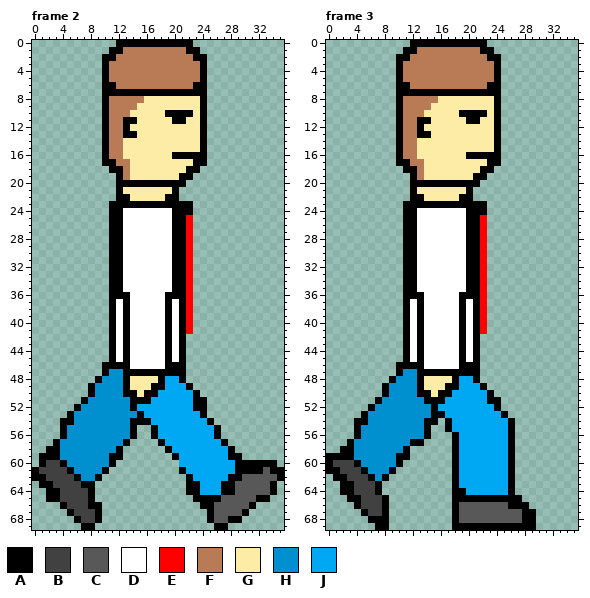
One commit to this pixel-art file: assets/img/dwight_side.ase. Above: the version before the commit.
36x70 pixels, 4 frames. Shown: frame 2, frame 3. The commit also changed other frames, which this record leaves out.
Visible layers, top first: "bras droit", "corps", "jambe droite", "jambe gauche", "bras gauche".
Palette (. is transparent): A #000000  B #414141  C #585858  D #ffffff  E #ff0000  F #b97a56  G #fdeca6  H #008fcf  J #00a8f3
Pixels before, frame 2 (only the part around the change), first column x 0:
16 ..........AFFGGGGGGGAAAAA...........
17 ..........AAFFGGGGGGGGGAA...........
18 ...........AAFGGGGGGGGAA............
19 ............AFGGGGGGGAA.............
20 ............AAAAAAAAAA..............
21 ............AGGGGGGGA...............
22 ............AAGGGGGAA...............
23 ...........AAAAAAAAAAAA.............
24 ...........AADDDDDDDAAA.............
25 ...........AADDDDDDDAAE.............
26 ...........AADDDDDDDAAE.............
27 ...........AADDDDDDDAAE.............
28 ...........AADDDDDDDAAE.............
29 ...........AADDDDDDDAAE.............
30 ...........AADDDDDDDAAE.............
31 ...........AADDDDDDDAAE.............
32 ...........AADDDDDDDAAE.............
33 ...........AADDDDDDDAAE.............
34 ...........AADDDDDDDAAE.............
35 ...........AADDDDDDDAAE.............
36 ...........AAADDDDDAAAE.............
37 ...........ADADDDDDADAE.............
38 ...........ADADDDDDADAE.............
39 ...........ADADDDDDADAE.............
40 ...........ADADDDDDADAE.............
41 ...........ADADDDDDADAE.............
42 ...........ADADDDDDADA..............
43 ...........ADADDDDDADA..............
44 ...........ADADDDDDADA..............
45 ...........ADADDDDDADA..............
46 ..........AAAADDDDDAAA..............
47 ..........AHHAAAAAAAAA..............
48 .........AHHHAGGGGAJJA..............
49 ........AHHHHAGGGAAJJJA.............
50 ........AHHHHAAGAAJJJJJA............
51 .......AHHHHHHAAAJJJJJJAA...........
52 ......AHHHHHHHAJJJJJJJJAA...........
53 .....AHHHHHHHHHAJJJJJJJJA...........
54 ....AAHHHHHHHHAAAJJJJJJJJA..........
55 ....AHHHHHHHHHA..AJJJJJJJJA.........
56 ....AHHHHHHHHHA..AJJJJJJJJA.........
Pixels before, frame 3 (only the part around the change), first column x 0:
12 ..........AFFAGGGGGGGGGGA...........
13 ..........AFFAAGGGGGGGGGA...........
14 ..........AFFGGGGGGGGGGGA...........
15 ..........AFFGGGGGGGGGGGA...........
16 ..........AFFGGGGGGGAAAAA...........
17 ..........AAFFGGGGGGGGGAA...........
18 ...........AAFGGGGGGGGAA............
19 ............AFGGGGGGGAA.............
20 ............AAAAAAAAAA..............
21 ............AGGGGGGGA...............
22 ............AAGGGGGAA...............
23 ...........AAAAAAAAAAAA.............
24 ...........AADDDDDDDAAA.............
25 ...........AADDDDDDDAAE.............
26 ...........AADDDDDDDAAE.............
27 ...........AADDDDDDDAAE.............
28 ...........AADDDDDDDAAE.............
29 ...........AADDDDDDDAAE.............
30 ...........AADDDDDDDAAE.............
31 ...........AADDDDDDDAAE.............
32 ...........AADDDDDDDAAE.............
33 ...........AADDDDDDDAAE.............
34 ...........AADDDDDDDAAE.............
35 ...........AADDDDDDDAAE.............
36 ...........AAADDDDDAAAE.............
37 ...........ADADDDDDADAE.............
38 ...........ADADDDDDADAE.............
39 ...........ADADDDDDADAE.............
40 ...........ADADDDDDADAE.............
41 ...........ADADDDDDADAE.............
42 ...........ADADDDDDADA..............
43 ...........ADADDDDDADA..............
44 ...........ADADDDDDADA..............
45 ...........ADADDDDDADA..............
46 ..........AAAADDDDDAAA..............
47 ..........AHHAAAAAAAAA..............
48 .........AHHHAGGGGAJJA..............
49 ........AHHHHAGGGAAJJJA.............
50 ........AHHHHAAGAAJJJJJA............
51 .......AHHHHHHAAAJJJJJJAA...........
52 ......AHHHHHHHHAJJJJJJJJA...........
53 .....AHHHHHHHHHAAJJJJJJJJA..........
54 ....AAHHHHHHHHAA.AJJJJJJJJA.........
55 ....AHHHHHHHHHA..AJJJJJJJJA.........
56 ....AHHHHHHHHHA...AJJJJJJJA.........
New version:
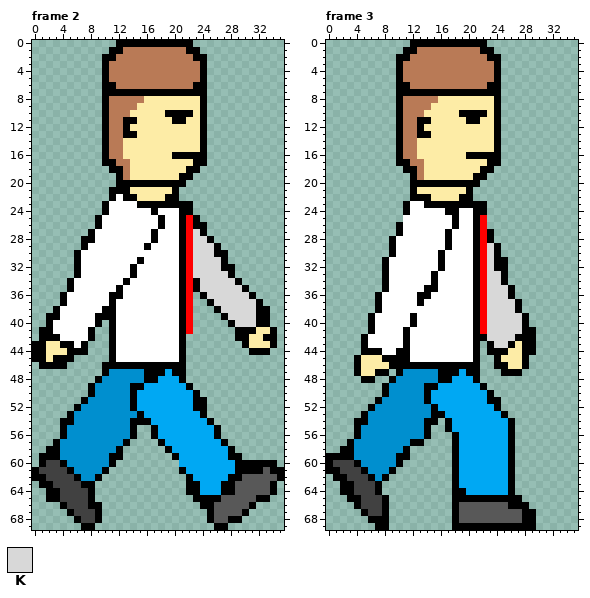
Colours new in this view: K #d8d8d8
Message: version 0.63 : updated anim for dwight + new anim for zombies
The edit:
Changed rows in their new state; - is an unchanged pixel.
Frame 2, layers "bras droit", "bras gauche":
first column x 0:
21 -----------A-A---------------------
22 -----------AD-A--------------------
23 ----------ADDDD--------------------
24 ----------ADD----A--D--------------
25 ---------ADDD-----A-D--A-----------
26 ---------ADDD-----A-D--AA----------
27 --------ADDDD----A--D--KA----------
28 -------AADDDD----A--D--KKA---------
29 -------ADDDDD---A---D--KKKA--------
30 ------ADDDDDD-------D--KKKAA-------
31 ------ADDDDDD--A----D--KKKKA-------
32 ------ADDDDDD-A-----D--KKKKAA------
33 ------ADDDDDD-A-----D--KKKKKA------
34 -----ADDDDDDDA------D--AKKKKKA-----
35 -----ADDDDDD--------D--AKKKKKKA----
36 ----ADDDDDD--D-----DD---AKKKKKKA---
37 ----ADDDDDD--D-----D-----AKKKKKKA--
38 ---ADDDDDDA--D-----D------AKKKKKAA-
39 --AADDDDDAA--D-----D-------AKKKKAA-
40 --ADDDDDDA---D-----D--------AKKKAA-
41 -AADDDDDA----D-----D---------AAAGGA
42 -AAADDDDA----D-----D---------AAGGAA
43 AAGGAADA-----D-----D----------AGGGA
44 AAGGGAAA-----D-----D-----------AAA-
45 AAGAAA-------D-----D---------------
46 -AAAA---------AAAAA----------------
47 -------------HHH---J---------------
48 -------------HHHAAJ----------------
49 -------------HAAJJJ----------------
50 -------------H-JJJ-----------------
51 ---------------JJ------------------
Frame 3, layers "bras droit", "bras gauche":
first column x 4:
22 ----------A---------------
23 --------DD----------------
24 --------D----AA-D---------
25 -------DD-----A-D---------
26 ------ADD-----A-D---------
27 ------ADD----A--D--A------
28 -----ADDD----A--D--A------
29 -----ADDD----A--D--KA-----
30 -----ADDD---A---D--KA-----
31 ----ADDDD---A---D--KAA----
32 ----ADDDD---A---D--KAA----
33 ----ADDDD--A----D--KKA----
34 ----ADDDD--A----D--KKA----
35 ----ADDDD-AA----D--KKKA---
36 ---ADDDDD-A----DD--KKKA---
37 ---ADDDD-------D---KKKKA--
38 ---ADDDD-D-----D---KKKKA--
39 --ADDDDDAD-----D---KKKKKA-
40 --ADDDDDAD-----D---KKKKKA-
41 --ADDDD--D-----D---KKKKKAA
42 -ADDDDD--D-----D--AKKKKAAA
43 -ADDDDD--D-----D---AKKAGAA
44 -AAADDA--D-----D---AAAGGAA
45 AGGGAAA--D-----D----AGGGA-
46 AGGGGA----AAAAA-----AAGGA-
47 AGGAA----HHH---J-----AAA--
48 -AA------HHHAAJ-----------
49 ---------HAAJJJ-----------
50 ---------H-JJJ------------
51 -----------JJ-------------
